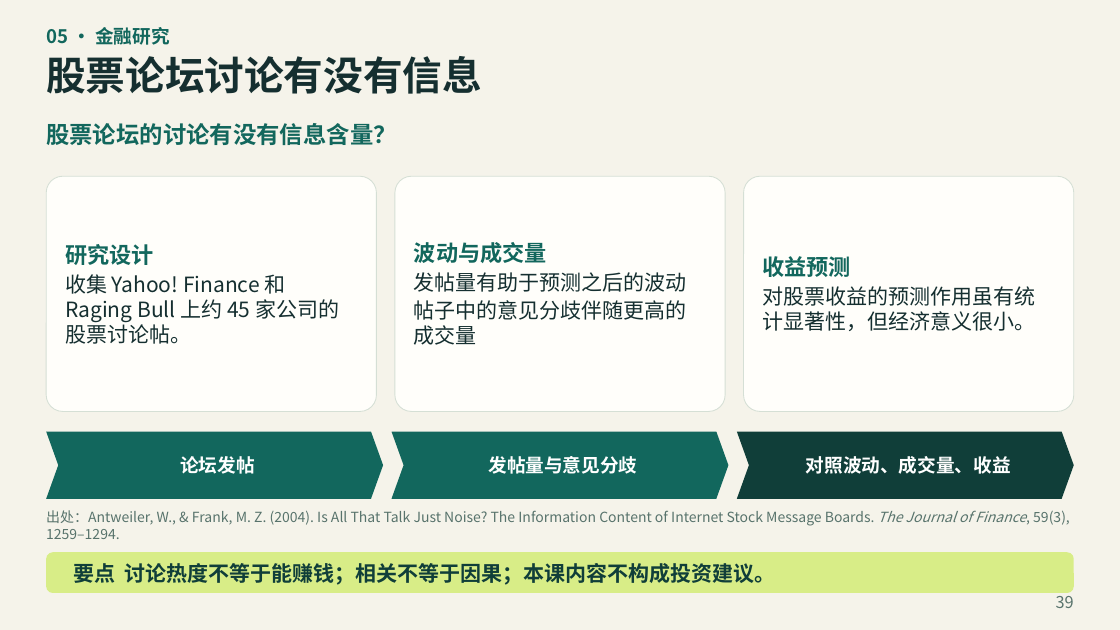
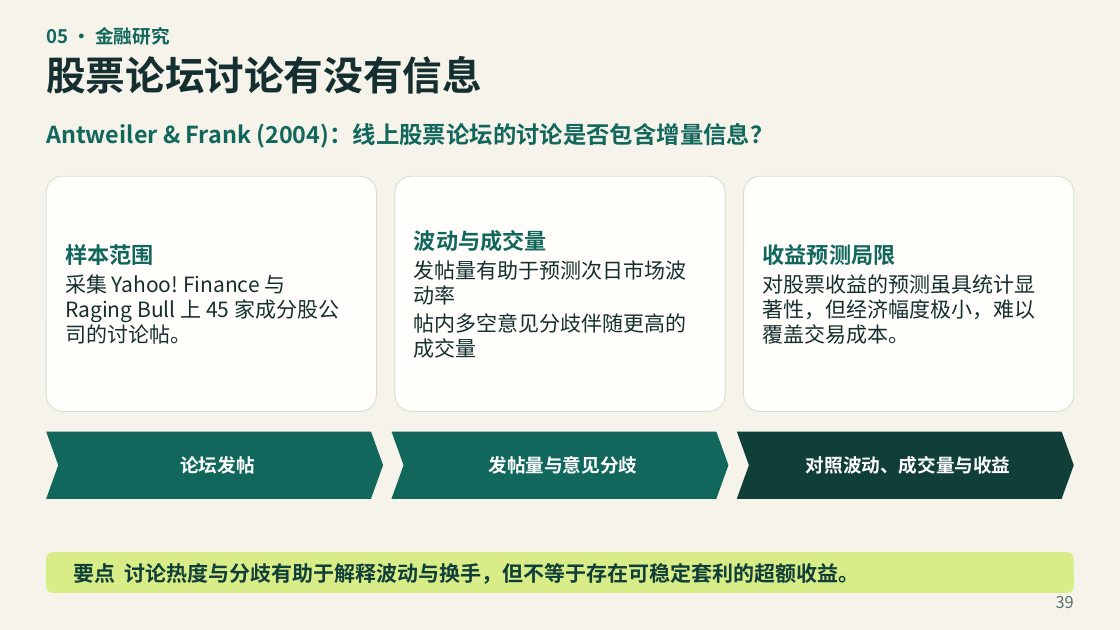
Before and after one commit to jefeerzhang/jefeerzhang.github.io, a slide deck: slide 39 of courses/big-data-finance/text-analysis/文本分析教学PPT.pptx. Drawn at 1120x630 pixels with LibreOffice and Linux fonts; fonts in the diff are those of the drawing. Boxes give left, top, right and bottom in pixels: in the first picture for what was removed or moved away, otherwise in the second. Text is boxed around its words. In the diff, an @@ line names an element or a change of style, - is before the commit and + after.

```diff
--- a/courses/big-data-finance/text-analysis/文本分析教学PPT.pptx
+++ b/courses/big-data-finance/text-analysis/文本分析教学PPT.pptx
@@ text at (x1=46, y1=123, x2=774, y2=148): text changed @@
-股票论坛的讨论有没有信息含量？
+Antweiler & Frank (2004)：线上股票论坛的讨论是否包含增量信息？
@@ text in rounded rectangle at (x1=65, y1=244, x2=339, y2=344): text changed @@
-研究设计
-收集 Yahoo! Finance 和 Raging Bull 上约 45 家公司的股票讨论帖。
+样本范围
+采集 Yahoo! Finance 与 Raging Bull 上 45 家成分股公司的讨论帖。
@@ text in rounded rectangle at (x1=414, y1=260, x2=687, y2=358): text changed @@
-发帖量有助于预测之后的波动
-帖子中的意见分歧伴随更高的成交量
+发帖量有助于预测次日市场波动率
+帖内多空意见分歧伴随更高的成交量
@@ text in rounded rectangle at (x1=763, y1=244, x2=1036, y2=344): text changed @@
-收益预测
-对股票收益的预测作用虽有统计显著性，但经济意义很小。
+收益预测局限
+对股票收益的预测虽具统计显著性，但经济幅度极小，难以覆盖交易成本。
@@ text in chevron at (x1=806, y1=456, x2=1011, y2=474): text changed @@
-对照波动、成交量、收益
+对照波动、成交量与收益
@@ text removed at (x1=46, y1=510, x2=1070, y2=539) @@
-出处：Antweiler, W., & Frank, M. Z. (2004). Is All That Talk Just Noise? The Information Content of Internet Stock Message Boards. The Journal of Finance, 59(3), 1259–1294.
@@ text in rounded rectangle at (x1=73, y1=563, x2=860, y2=584): text changed @@
-要点 讨论热度不等于能赚钱；相关不等于因果；本课内容不构成投资建议。
+要点 讨论热度与分歧有助于解释波动与换手，但不等于存在可稳定套利的超额收益。
```
Also in this commit, not shown: 40 other slides changed, 3 other files.
